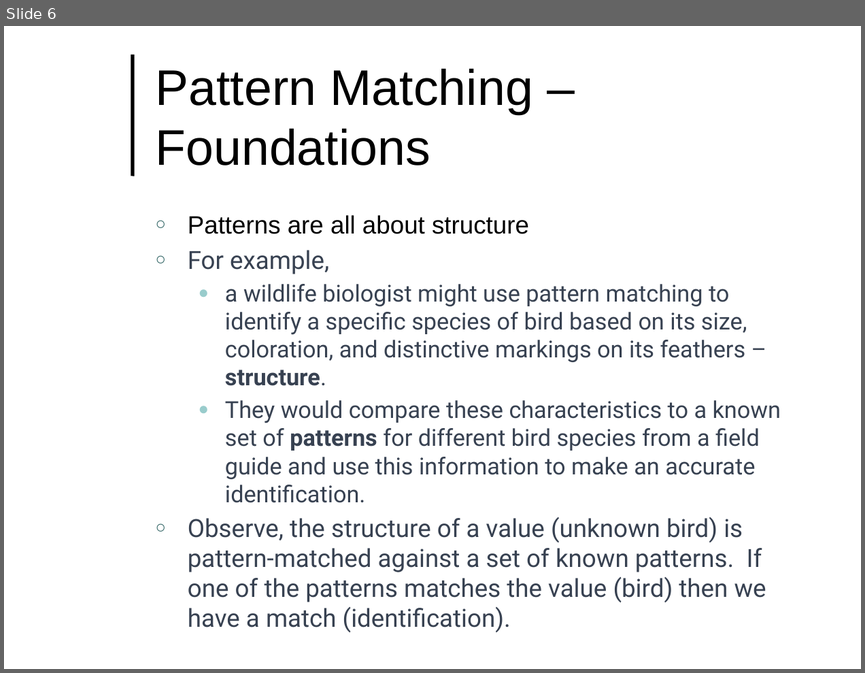
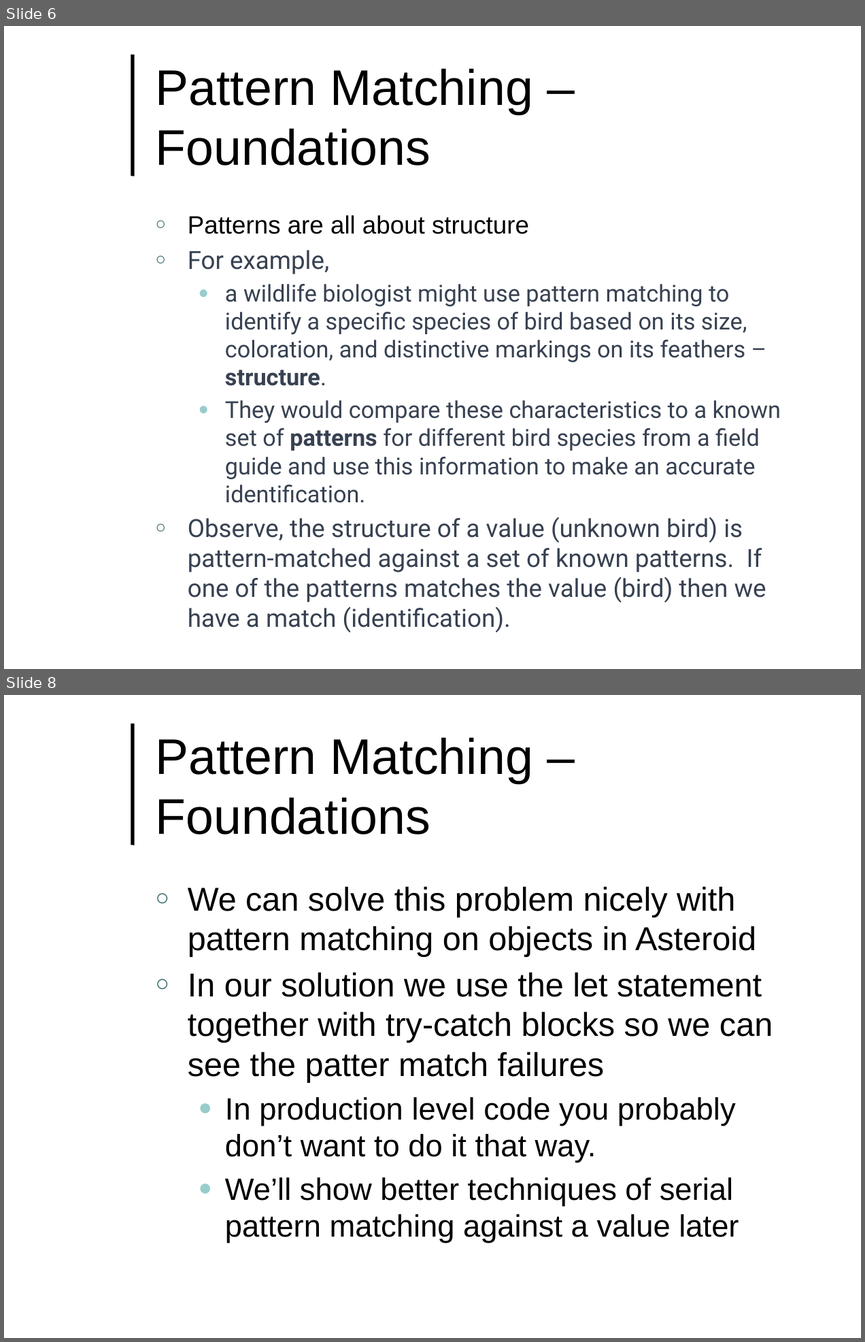
Before and after one commit to lutzhamel/CSC493, a slide deck: notes/csc493-ln004.pptx. Shown one above the other, each under a label of ours: slide 6 before the commit, slides 6 and 8 after it; the slides between them are not shown. The pictures are 865x673 and 865x1342 pixels, drawn with LibreOffice and Linux fonts; fonts in the diff are those of the drawing; background and template pictures are left out. Boxes give left, top, right and bottom in pixels: in the first picture for what was removed or moved away, otherwise in the second. Text is boxed around its words. In the diff, an @@ line names an element or a change of style, - is before the commit and + after.

```diff
--- a/notes/csc493-ln004.pptx
+++ b/notes/csc493-ln004.pptx
@@ slide 8 added at box(4, 695, 861, 1338), background #FFFFFF; not listed: 1 template element that a slide beside it also shows @@
@@ title added at box(156, 737, 533, 834), 42 pt, text #000000 @@
+Pattern Matching – Foundations
@@ text added at box(188, 886, 772, 1243), 27.8 pt, text #000000 @@
+○ We can solve this problem nicely with pattern matching on objects in Asteroid
+○ In our solution we use the let statement together with try-catch blocks so we can see the patter match failures
+  ● In production level code you probably don’t want to do it that way.
+  ● We’ll show better techniques of serial pattern matching against a value later
```
Also in this commit, not shown: 2 slides changed, 3 other files.
